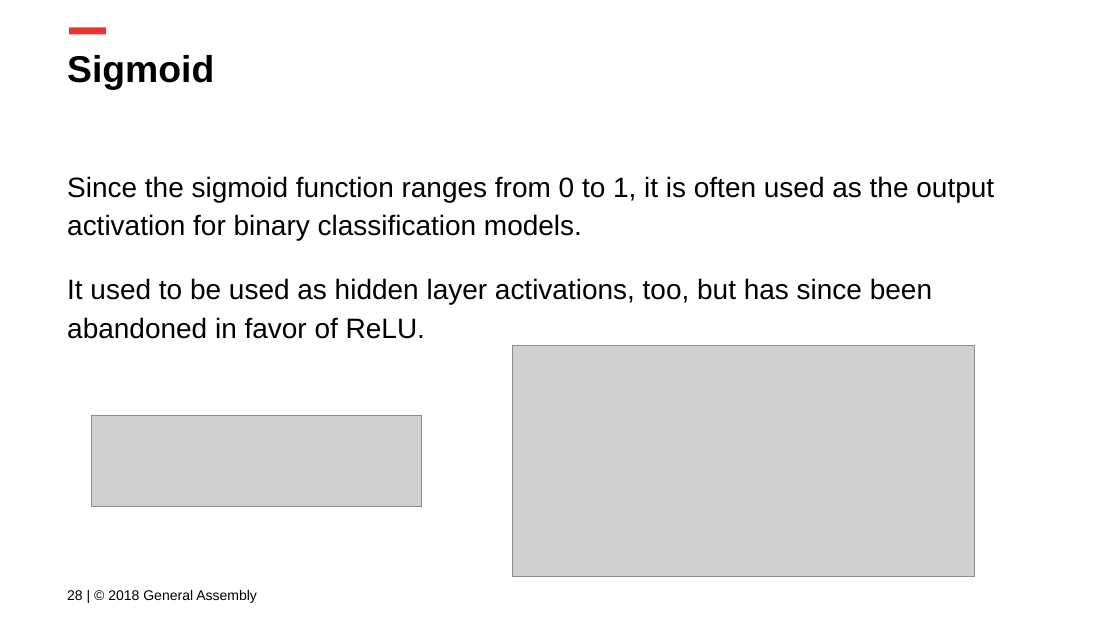
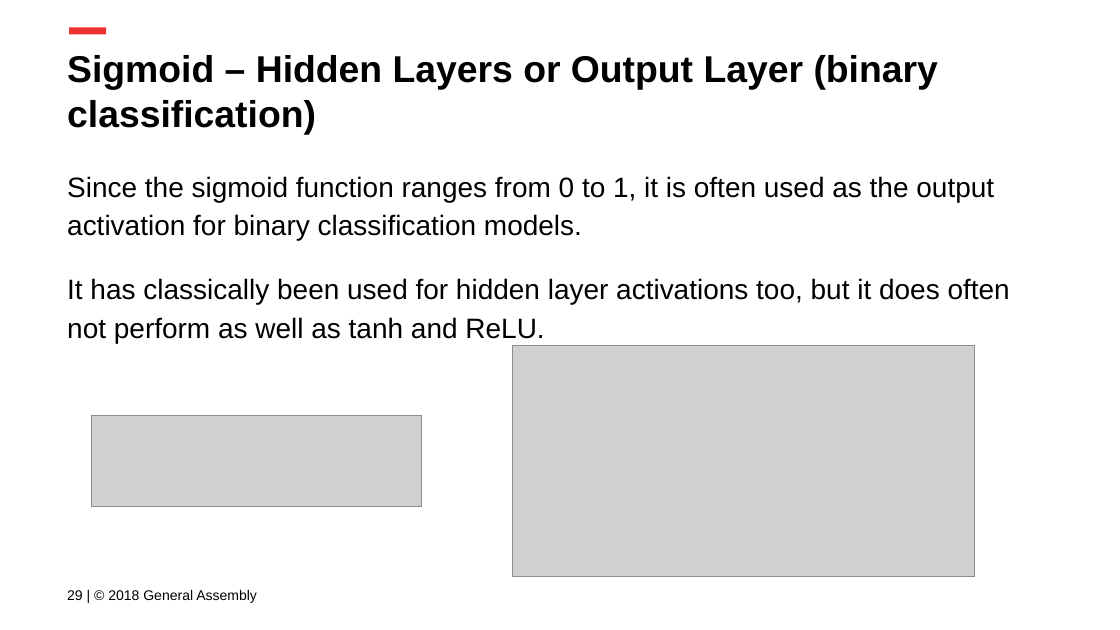
Before and after one commit to ga-curriculum/lesson-intro-nn, a slide deck: slide 29 of Intro to NNs.pptx (slide 28 before the commit). Drawn at 1120x630 pixels with LibreOffice and Linux fonts; fonts in the diff are those of the drawing; grey boxes stand for pictures; background and template pictures are left out. Boxes give left, top, right and bottom in pixels: in the first picture for what was removed or moved away, otherwise in the second. Text is boxed around its words. In the diff, an @@ line names an element or a change of style, - is before the commit and + after.

```diff
--- a/Intro to NNs.pptx
+++ b/Intro to NNs.pptx
@@ title at bbox=[67, 55, 938, 135]: text changed @@
-Sigmoid
+Sigmoid – Hidden Layers or Output Layer (binary classification)
@@ text at bbox=[67, 278, 1010, 343]: text changed @@
-It used to be used as hidden layer activations, too, but has since been abandoned in favor of ReLU.
+It has classically been used for hidden layer activations too, but it does often not perform as well as tanh and ReLU.
```
Also in this commit, not shown: 7 other slides changed, 1 slide added, 2 other files.
